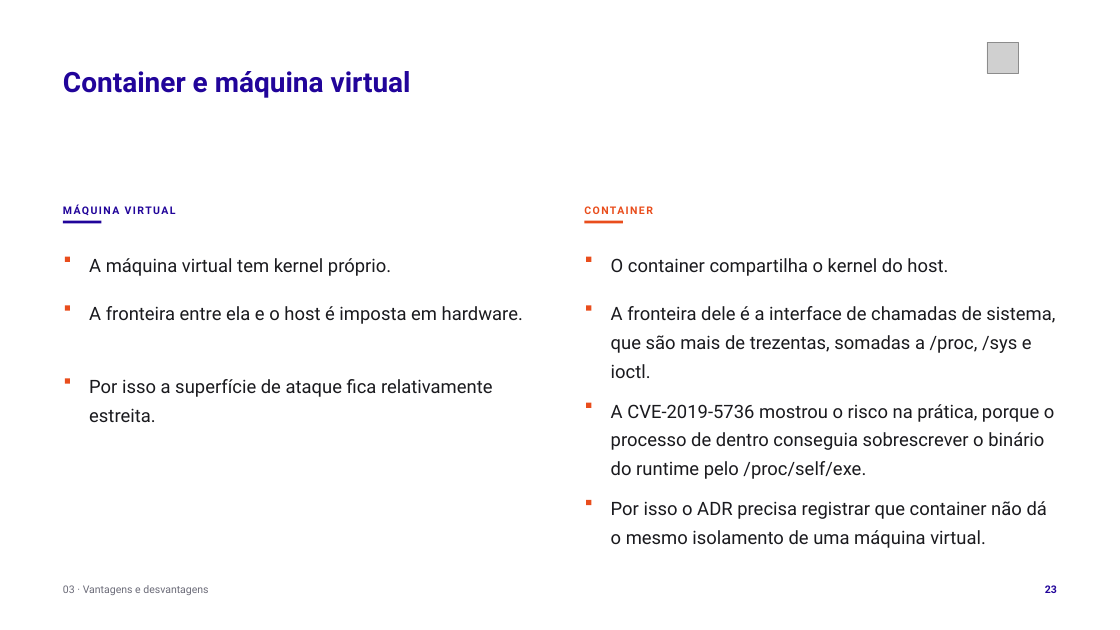
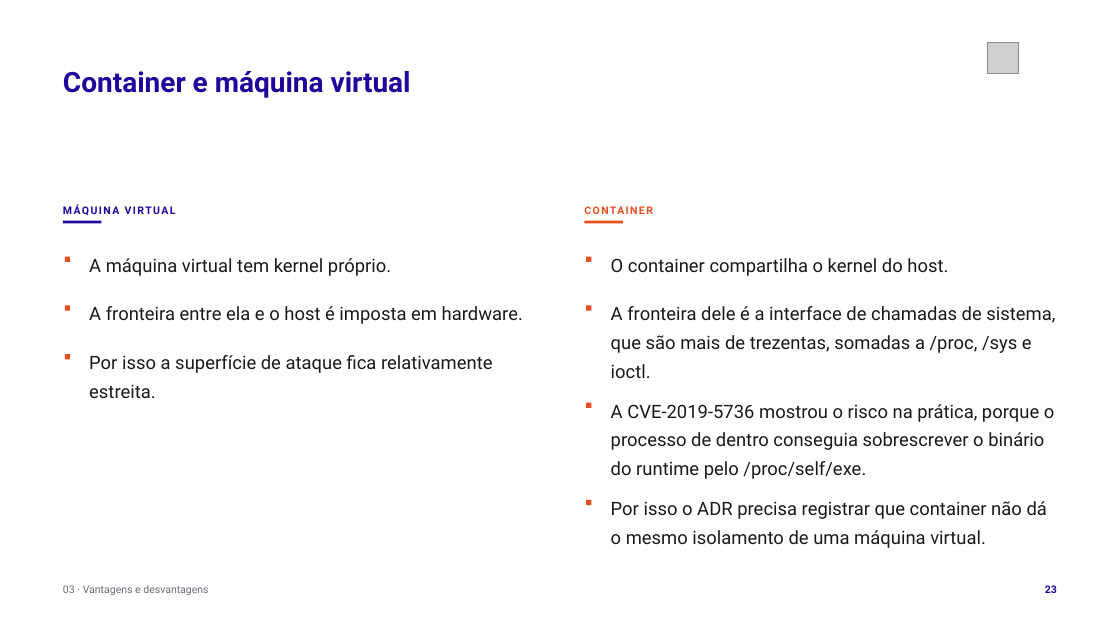
Before and after one commit to tcpassos/invite-app, a slide deck: slide 23 of trabalhos/T1-Docker-Invite-People.pptx. Drawn at 1120x630 pixels with LibreOffice and Linux fonts; fonts in the diff are those of the drawing; grey boxes stand for pictures. Boxes give left, top, right and bottom in pixels: in the first picture for what was removed or moved away, otherwise in the second. Text is boxed around its words. In the diff, an @@ line names an element or a change of style, - is before the commit and + after.

```diff
--- a/trabalhos/T1-Docker-Invite-People.pptx
+++ b/trabalhos/T1-Docker-Invite-People.pptx
@@ rectangle: place and size @@
-rectangle at (65, 378, 70, 383)
+rectangle at (65, 354, 70, 359)
@@ text "Por isso a superfície de ...": place and size @@
-text "Por isso a superfície de ..." at (89, 379, 493, 422)
+text "Por isso a superfície de ..." at (89, 355, 493, 398)
```
Also in this commit, not shown: 13 other slides changed, 11 other files.
